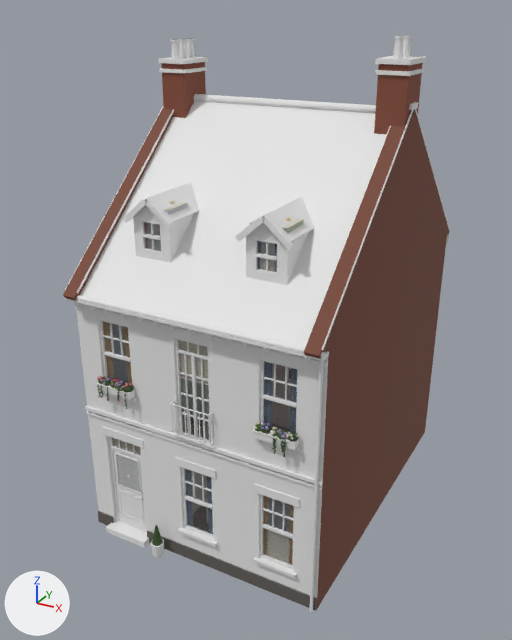
One commit to the glTF model assets/models/houses/street/GateStreet_Bend3.glb: the scene before it, then after it.
Both versions are drawn from a 50 mm camera at (7.4, -10.72, 11.85) aimed at (-0.33, 3.34, 4.82). Arrows for +X, +Y and +Z are at lower left; the lights stay in place. The picture after the commit comes second. Objects named as collision shapes, trigger or cutter boxes, shadow casters or lower levels of detail are left out. Vertices at exactly the same position are counted once.

The scene before the commit, as lines of its bpy script (objects in view):
```python
me_gatestreet_bend3 = bpy.data.meshes.new('GateStreet_Bend3')
me_gatestreet_bend3.from_pydata(...)  # 5146 vertices, 7734 faces; spans x -3.01..3.01, y -0.41..8.33, z 0.0..11.36
# faces by material slot: [7716, 18]
me_gatestreet_bend3.materials.append(mat_house)
me_gatestreet_bend3.materials.append(mat_glass)
ob_gatestreet_bend3 = bpy.data.objects.new('GateStreet_Bend3', me_gatestreet_bend3)
ob_gatestreet_bend3.location = (0.0, 0.0, 0.0)
```
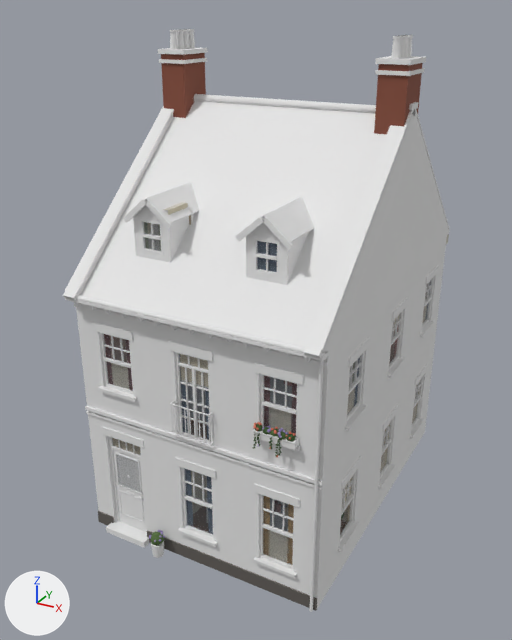
The edits, one by one:
me_gatestreet_bend3 is used by ob_gatestreet_bend3; location (0.0, 0.0, 0.0).
me_gatestreet_bend3 had 5146 vertices, 7734 faces and spanned x -3.01..3.01, y -0.41..8.33, z 0.0..11.36.
me_gatestreet_bend3 now has 7007 vertices, 9634 faces and spans x -3.09..3.09, y -0.42..8.33, z 0.0..11.41.
me_gatestreet_bend3 part 1: the loose piece of 8 vertices spanning x -2.37..-1.63, y 0.03..0.11, z 4.82..4.88 is moved by (0.0, 0.0, -0.15).
me_gatestreet_bend3 part 2: the loose piece of 26 vertices spanning x 1.67..1.9, y -0.2..0.03, z 4.14..4.31 is rebuilt with 26 vertices and now spans x 1.74..1.92, y -0.22..-0.03, z 4.15..4.29.
me_gatestreet_bend3 part 3: 188 loose pieces with 2524 vertices, spanning x -3.0..2.74, y -0.28..4.5, z 1.55..11.21, are deleted.
me_gatestreet_bend3 part 4: 23 vertices moved within x -2.32..2.35, y -0.24..0.78, z 0.85..7.81; 582 vertices removed from x -3.0..3.0, y -0.37..0.82, z 0.35..7.81; 4344 vertices added at x -3.09..3.09, y -0.42..8.0, z 0.0..7.98.
me_gatestreet_bend3 part 5: 64 vertices removed from x -2.95..-2.33, y 3.55..4.45, z 10.69..11.15; 278 vertices added at x -3.0..-2.28, y 3.5..4.5, z 10.7..11.41.
me_gatestreet_bend3 part 6: 103 vertices removed from x 2.54..2.74, y 3.68..4.32, z 10.95..11.36; 232 vertices added at x 2.54..2.74, y 3.57..4.43, z 10.95..11.36.
me_gatestreet_bend3 part 7: 68 kept faces spanning x -3.0..3.0, y -0.38..8.33, z 0.0..9.99 get new vertex colours; the middle colour goes from brown #854f3d to white #ffffff.
Other edits to the shape of me_gatestreet_bend3 do not show in these pictures.

Boxes [x1, y1, x2, y2] around the edits, measured in the pictures (512 x 640 px; the box of a moved part takes in the faces that stretch with it):
'GateStreet_Bend3', reshaped
    before: [63, 35, 450, 612]
    after: [63, 29, 450, 612]
part 1 of me_gatestreet_bend3, moved or reshaped
    before: [103, 351, 130, 362]
    after: [104, 357, 131, 368]
part 2 of me_gatestreet_bend3, rebuilt
    before: [261, 425, 272, 434]
    after: [263, 427, 271, 434]
part 3 of me_gatestreet_bend3, deleted
    before: [92, 38, 304, 508]
part 4 of me_gatestreet_bend3, reshaped
    before: [76, 222, 328, 564]
    after: [76, 209, 447, 608]
part 5 of me_gatestreet_bend3, built on
    before: [161, 41, 206, 118]
    after: [158, 29, 208, 118]
part 6 of me_gatestreet_bend3, built on
    before: [393, 35, 411, 59]
    after: [391, 35, 413, 59]
part 7 of me_gatestreet_bend3, recoloured
    before: [63, 106, 450, 432]
    after: [63, 106, 450, 390]
